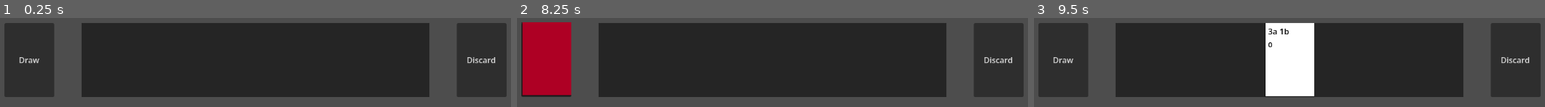
Above: before the commit, frames 1-3 (left to right).
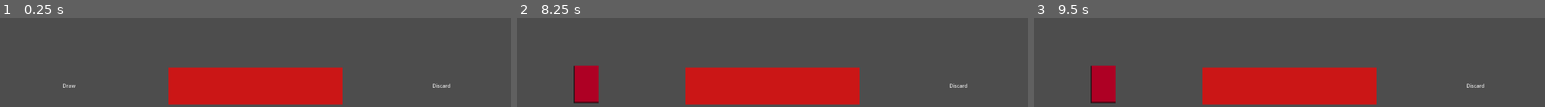
Above: after the commit, the same moments.

Repository: emrysshevek/gameganggame
Game: Godot game, scene res://cards/card_test_scene.tscn
Same seed, same stepped clock (60 frames per second), same inputs: the game is played once before the commit and once after it. This scene is started directly instead of the project's main scene.
Inputs (mouse positions are in pixels of both pictures, inside the frame that each line leads up to):
- Up to frame 1 (0.25 s): no input
- Up to frame 2 (8.25 s): click "Draw" at 0.5 s; click "Discard" at 1.25 s; tap Enter at 2, 3.5, 5 s; drag from (outside the picture) to (outside the picture) at 2.02 s; tap Space at 2.75, 4.25, 5.75 s; drag from (outside the picture) to (outside the picture) at 2.77 s; move the mouse to (outside the picture) at 3.52 s; hold D (move_right) 3.53-4.25 s; tap Alt at 3.6, 6.6 s; drag from (outside the picture) to (outside the picture) at 4.27 s; move the mouse to (outside the picture) at 5.02 s; hold A (move_left) 5.03-5.75 s; click (outside the picture) at 5.1 s; drag from (outside the picture) to (outside the picture) at 5.77 s; move the mouse to (outside the picture) at 6.52 s; hold S (debug_down) 6.53-7.25 s; click (outside the picture) at 6.67 s; drag from (outside the picture) to (outside the picture) at 7.27 s; move the mouse to (outside the picture) at 8.02 s; hold W (debug_up) from 8.03 s (still down); click (outside the picture) at 8.1 s
- Up to frame 3 (9.5 s): release W (debug_up) at 8.75 s; click (1064, 58) at 8.77 s

The runs differ from the first frame. In frame 1, 76% of the frame differs, in the area x 0-100%, y 5-98%; in frame 2, 78%, in the area x 0-100%, y 4-98%; in frame 3, 78%.

Commit message:
added card areas to game scene

Diff:
--- a/cards/Pile.tscn
+++ b/cards/Pile.tscn
@@ -14,4 +14,4 @@
 anchor_bottom = 1.0
 grow_horizontal = 2
 grow_vertical = 2
-color = Color(0, 0, 0, 0.52156866)
+color = Color(1, 0, 0, 0.70980394)
--- a/cards/card.tscn
+++ b/cards/card.tscn
@@ -3,11 +3,11 @@
 [ext_resource type="Script" uid="uid://cq0rkd2f0cx1d" path="res://cards/card.gd" id="1_ivai2"]
 
 [node name="Card" type="Control" unique_id=693299294 node_paths=PackedStringArray("_backside", "_frontside", "_description_label", "_costs_hbox")]
-custom_minimum_size = Vector2(100, 150)
+custom_minimum_size = Vector2(50, 75)
 layout_mode = 3
 anchors_preset = 0
-offset_right = 100.0
-offset_bottom = 150.0
+offset_right = 50.0
+offset_bottom = 75.0
 script = ExtResource("1_ivai2")
 cost = Dictionary[int, int]({
 0: 3,
@@ -65,11 +65,11 @@
 layout_mode = 2
 
 [node name="Description" type="Label" parent="MarginContainer/Front/MarginContainer/VBoxContainer" unique_id=236576993]
-custom_minimum_size = Vector2(75, 100)
+custom_minimum_size = Vector2(1, 1)
 layout_mode = 2
 size_flags_vertical = 3
 theme_override_colors/font_color = Color(0, 0, 0, 1)
-theme_override_font_sizes/font_size = 15
+theme_override_font_sizes/font_size = 6
 text = "placeholder description"
 autowrap_mode = 2
 
--- a/cards/card_manager.gd
+++ b/cards/card_manager.gd
@@ -8,6 +8,8 @@
 @export var discard_pile: Pile
 @export var hand_pile: Pile
 @export var player: Player
+
+@onready var card_scene := preload("res://cards/card.tscn")
 #endregion
 
 
@@ -16,6 +18,17 @@
 	deck.card_added.connect(_on_deck_card_added)
 	for card in deck.cards:
 		card.clicked.connect(func(): _on_card_clicked(card))
+
+func _input(_event: InputEvent) -> void:
+	if Input.is_action_just_pressed("debug_up"):
+		var card: Card = card_scene.instantiate()
+		deck.add_card(card)
+	if Input.is_action_just_pressed("debug_v"):
+		deck.toggle_display()
+	if deck.count > 0 and Input.is_action_just_pressed("debug_down"):
+		var card: Card = deck.cards[0]
+		deck.remove_card(card)
+		card.queue_free()
 #endregion
 
 
--- a/cards/card_manager.tscn
+++ b/cards/card_manager.tscn
@@ -22,10 +22,10 @@
 anchor_bottom = 1.0
 grow_horizontal = 2
 grow_vertical = 2
-theme_override_constants/margin_left = 20
-theme_override_constants/margin_top = 20
-theme_override_constants/margin_right = 20
-theme_override_constants/margin_bottom = 20
+theme_override_constants/margin_left = 5
+theme_override_constants/margin_top = 5
+theme_override_constants/margin_right = 5
+theme_override_constants/margin_bottom = 5
 
 [node name="HBoxContainer" type="HBoxContainer" parent="Layout" unique_id=1366182083]
 layout_mode = 2
@@ -43,20 +43,16 @@
 is_faceup = false
 
 [node name="DrawButton" type="Button" parent="Layout/HBoxContainer/DrawPile" unique_id=2122441720]
-custom_minimum_size = Vector2(100, 150)
+custom_minimum_size = Vector2(50, 75)
 layout_mode = 1
-anchors_preset = 8
-anchor_left = 0.5
-anchor_top = 0.5
-anchor_right = 0.5
-anchor_bottom = 0.5
-offset_left = -50.0
-offset_top = -75.0
-offset_right = 50.0
-offset_bottom = 75.0
+anchors_preset = 15
+anchor_right = 1.0
+anchor_bottom = 1.0
 grow_horizontal = 2
 grow_vertical = 2
+theme_override_font_sizes/font_size = 10
 text = "Draw"
+flat = true
 
 [node name="spacer4" type="Control" parent="Layout/HBoxContainer" unique_id=921878017]
 layout_mode = 2
@@ -64,8 +60,10 @@
 size_flags_vertical = 4
 
 [node name="HandPile" parent="Layout/HBoxContainer" unique_id=1066738121 instance=ExtResource("2_vmpa3")]
-custom_minimum_size = Vector2(700, 150)
+custom_minimum_size = Vector2(350, 75)
 layout_mode = 2
+size_flags_horizontal = 4
+size_flags_vertical = 0
 
 [node name="spacer2" type="Control" parent="Layout/HBoxContainer" unique_id=676037695]
 layout_mode = 2
@@ -78,20 +76,22 @@
 size_flags_vertical = 4
 
 [node name="DiscardButton" type="Button" parent="Layout/HBoxContainer/DiscardPile" unique_id=121422502]
-custom_minimum_size = Vector2(100, 150)
+custom_minimum_size = Vector2(50, 75)
 layout_mode = 1
 anchors_preset = 8
 anchor_left = 0.5
 anchor_top = 0.5
 anchor_right = 0.5
 anchor_bottom = 0.5
-offset_left = -50.0
-offset_top = -75.0
-offset_right = 50.0
-offset_bottom = 75.0
+offset_left = -25.0
+offset_top = -37.5
+offset_right = 25.0
+offset_bottom = 37.5
 grow_horizontal = 2
 grow_vertical = 2
+theme_override_font_sizes/font_size = 10
 text = "Discard"
+flat = true
 
 [node name="spacer" type="Control" parent="Layout/HBoxContainer" unique_id=1997233733]
 layout_mode = 2
--- /dev/null
+++ b/scenes/GameScene.tscn
@@ -0,0 +1,49 @@
+[gd_scene format=3 uid="uid://v4okg7cuyttm"]
+
+[ext_resource type="Script" uid="uid://o1a5lvw41j55" path="res://scenes/game_scene.gd" id="1_xy3my"]
+
+[node name="GameScene" type="Node2D" unique_id=408761751 node_paths=PackedStringArray("player_areas")]
+script = ExtResource("1_xy3my")
+player_areas = [NodePath("PlayerAreas/Control/VBoxContainer/TopRow/P1Area"), NodePath("PlayerAreas/Control/VBoxContainer/TopRow/P2Area"), NodePath("PlayerAreas/Control/VBoxContainer/BotRow/P3Area"), NodePath("PlayerAreas/Control/VBoxContainer/BotRow/P4Area")]
+
+[node name="PlayerAreas" type="CanvasLayer" parent="." unique_id=563823957]
+
+[node name="Control" type="Control" parent="PlayerAreas" unique_id=1125842288]
+layout_mode = 3
+anchors_preset = 15
+anchor_right = 1.0
+anchor_bottom = 1.0
+grow_horizontal = 2
+grow_vertical = 2
+
+[node name="VBoxContainer" type="VBoxContainer" parent="PlayerAreas/Control" unique_id=607298520]
+layout_mode = 1
+anchors_preset = 15
+anchor_right = 1.0
+anchor_bottom = 1.0
+grow_horizontal = 2
+grow_vertical = 2
+
+[node name="TopRow" type="HBoxContainer" parent="PlayerAreas/Control/VBoxContainer" unique_id=1402372468]
+layout_mode = 2
+size_flags_vertical = 3
+
+[node name="P1Area" type="Control" parent="PlayerAreas/Control/VBoxContainer/TopRow" unique_id=611729678]
+layout_mode = 2
+size_flags_horizontal = 3
+
+[node name="P2Area" type="Control" parent="PlayerAreas/Control/VBoxContainer/TopRow" unique_id=1541442579]
+layout_mode = 2
+size_flags_horizontal = 3
+
+[node name="BotRow" type="HBoxContainer" parent="PlayerAreas/Control/VBoxContainer" unique_id=89953762]
+layout_mode = 2
+size_flags_vertical = 3
+
+[node name="P3Area" type="Control" parent="PlayerAreas/Control/VBoxContainer/BotRow" unique_id=95536555]
+layout_mode = 2
+size_flags_horizontal = 3
+
+[node name="P4Area" type="Control" parent="PlayerAreas/Control/VBoxContainer/BotRow" unique_id=775614498]
+layout_mode = 2
+size_flags_horizontal = 3
--- /dev/null
+++ b/scenes/game_scene.gd
@@ -0,0 +1,16 @@
+extends Node2D
+
+
+@export var player_areas: Array[Control]
+
+@onready var card_manager_scene: PackedScene = preload("res://cards/card_manager.tscn")
+@onready var deck_scene := preload("res://cards/deck.tscn")
+
+func _ready() -> void:
+	for area in player_areas:
+		var deck = deck_scene.instantiate()
+		area.add_child(deck)
+
+		var card_manager: CardManager = card_manager_scene.instantiate()
+		card_manager.deck = deck
+		area.add_child(card_manager)
--- a/scenes/player_subviewport.tscn
+++ b/scenes/player_subviewport.tscn
@@ -1,6 +1,7 @@
 [gd_scene format=3 uid="uid://ddyypebo34d8o"]
 
 [ext_resource type="Script" uid="uid://dv4h7scl85k7d" path="res://scenes/player_subviewport.gd" id="1_u10n8"]
+[ext_resource type="PackedScene" uid="uid://ba3gjrvqdpach" path="res://cards/card_manager.tscn" id="2_gmw07"]
 
 [node name="PlayerSubViewportContainer" type="SubViewportContainer" unique_id=456104485]
 anchors_preset = 15
@@ -28,3 +29,9 @@
 [node name="PlayerCamera" type="Camera2D" parent="PlayerSubViewport" unique_id=861333128]
 position_smoothing_enabled = true
 editor_draw_limits = true
+
+[node name="Control" type="Control" parent="." unique_id=1948831325]
+layout_mode = 2
+
+[node name="CardManager" parent="Control" unique_id=810966713 instance=ExtResource("2_gmw07")]
+layout_mode = 1
Not shown: 1 places in cards/card_manager.tscn that only renumber resources
Not shown, added: scenes/game_scene.gd.uid
